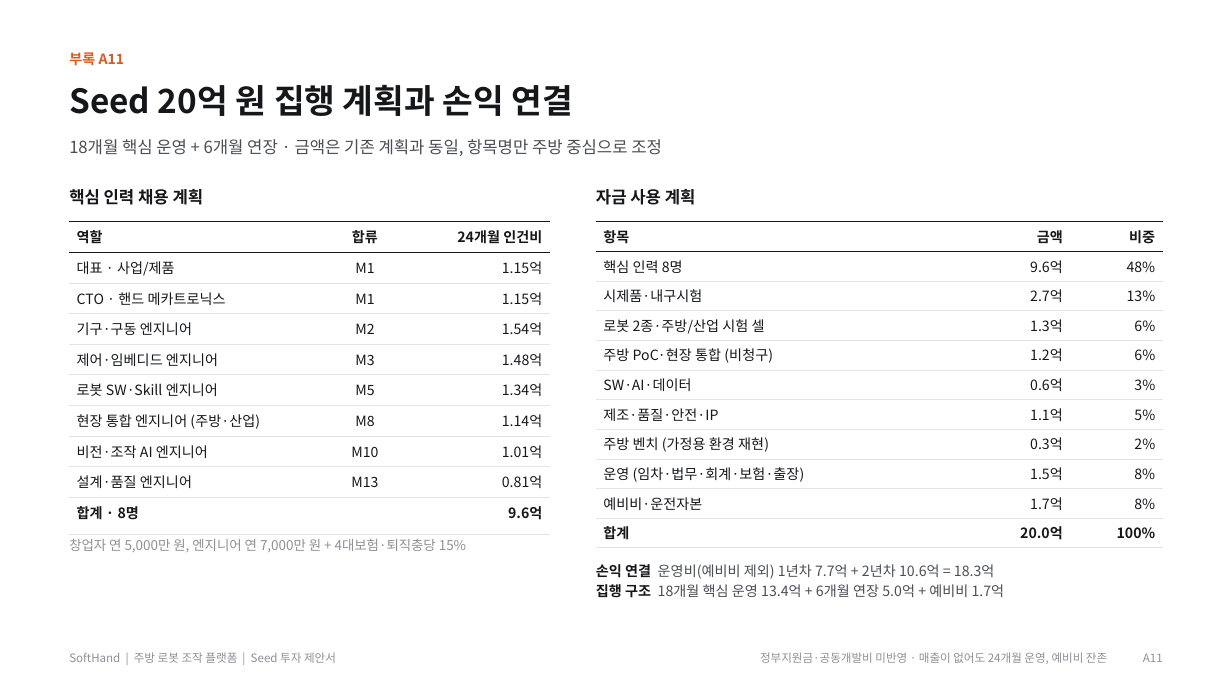
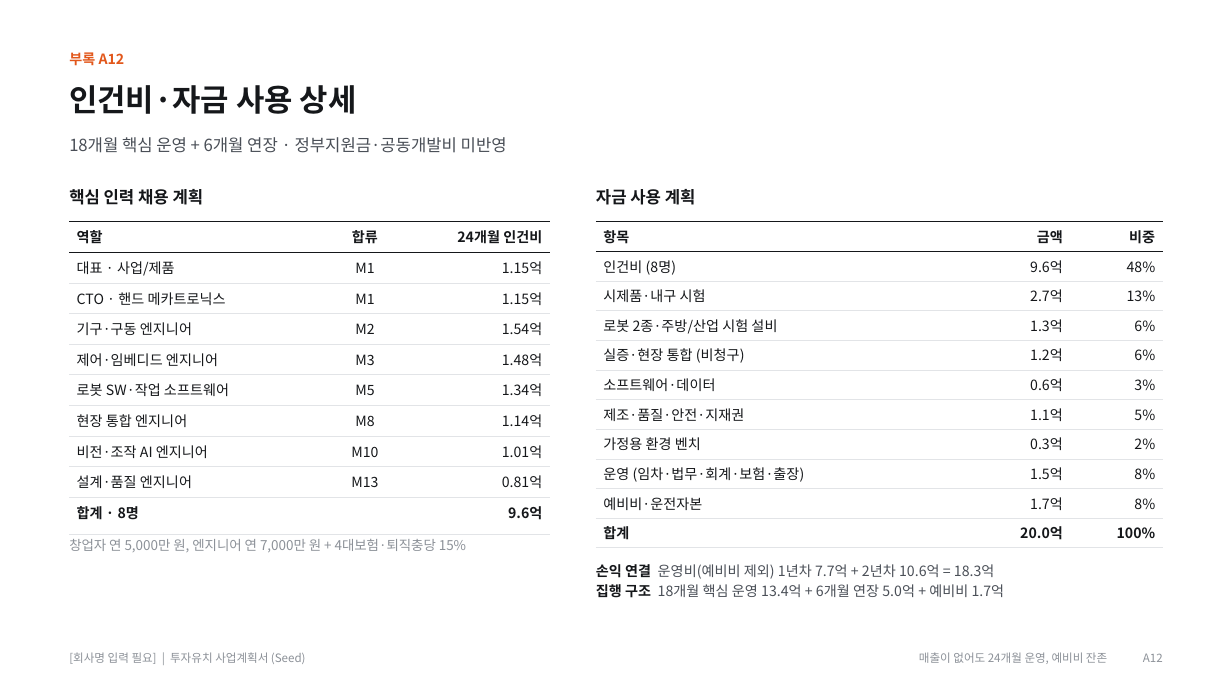
Before and after one commit to kimdonghyun2789-hash/D, a slide deck: slide 27 of SoftHand_Founding_Seed_IR_Deck_Final.pptx (slide 26 before the commit). Drawn at 1232x693 pixels with LibreOffice and Linux fonts; fonts in the diff are those of the drawing. Boxes give left, top, right and bottom in pixels: in the first picture for what was removed or moved away, otherwise in the second. Text is boxed around its words. In the diff, an @@ line names an element or a change of style, - is before the commit and + after.

```diff
--- a/SoftHand_Founding_Seed_IR_Deck_Final.pptx
+++ b/SoftHand_Founding_Seed_IR_Deck_Final.pptx
@@ text at (x1=69, y1=52, x2=125, y2=66): text changed @@
-부록 A11
+부록 A12
@@ text at (x1=69, y1=85, x2=357, y2=114): text changed; size 26 to 24 pt @@
-Seed 20억 원 집행 계획과 손익 연결
+인건비·자금 사용 상세
@@ text at (x1=69, y1=137, x2=507, y2=153): text changed @@
-18개월 핵심 운영 + 6개월 연장 · 금액은 기존 계획과 동일, 항목명만 주방 중심으로 조정
+18개월 핵심 운영 + 6개월 연장 · 정부지원금·공동개발비 미반영
@@ table at (x1=69, y1=222, x2=550, y2=528) @@
-row 6, column 1: 로봇 SW·Skill 엔지니어
+row 6, column 1: 로봇 SW·작업 소프트웨어
-row 7, column 1: 현장 통합 엔지니어 (주방·산업)
+row 7, column 1: 현장 통합 엔지니어
@@ table at (x1=596, y1=222, x2=1163, y2=548) @@
-row 2, column 1: 핵심 인력 8명
+row 2, column 1: 인건비 (8명)
-row 3, column 1: 시제품·내구시험
+row 3, column 1: 시제품·내구 시험
-row 4, column 1: 로봇 2종·주방/산업 시험 셀
+row 4, column 1: 로봇 2종·주방/산업 시험 설비
-row 5, column 1: 주방 PoC·현장 통합 (비청구)
+row 5, column 1: 실증·현장 통합 (비청구)
-row 6, column 1: SW·AI·데이터
+row 6, column 1: 소프트웨어·데이터
-row 7, column 1: 제조·품질·안전·IP
+row 7, column 1: 제조·품질·안전·지재권
-row 8, column 1: 주방 벤치 (가정용 환경 재현)
+row 8, column 1: 가정용 환경 벤치
@@ text at (x1=69, y1=652, x2=306, y2=664): text changed @@
-SoftHand | 주방 로봇 조작 플랫폼 | Seed 투자 제안서
+[회사명 입력 필요] | 투자유치 사업계획서 (Seed)
@@ text at (x1=919, y1=652, x2=1107, y2=664): text changed @@
-정부지원금·공동개발비 미반영 · 매출이 없어도 24개월 운영, 예비비 잔존
+매출이 없어도 24개월 운영, 예비비 잔존
```
Also in this commit, not shown: 17 other slides changed, 14 slides added, 14 slides removed, 10 other files.
